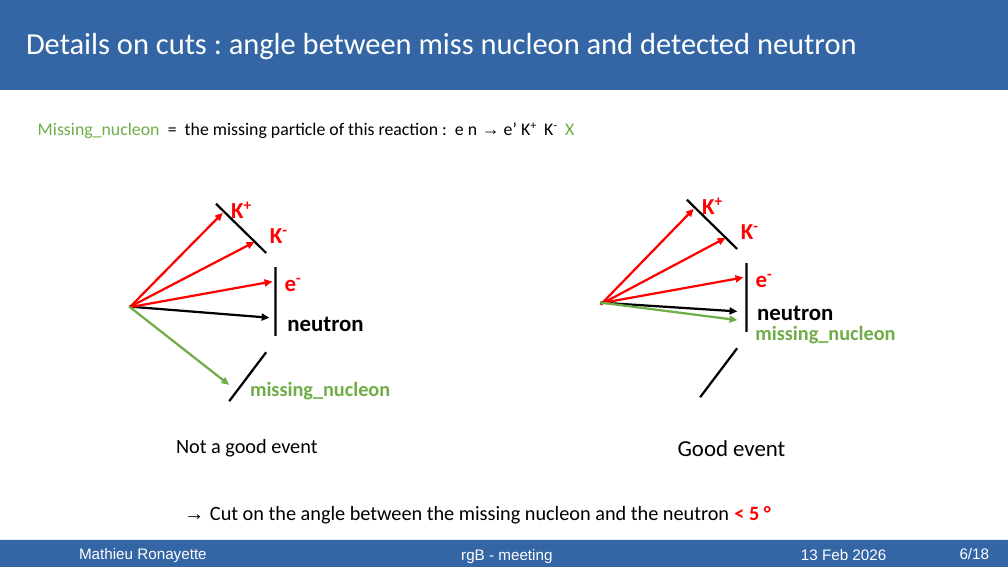
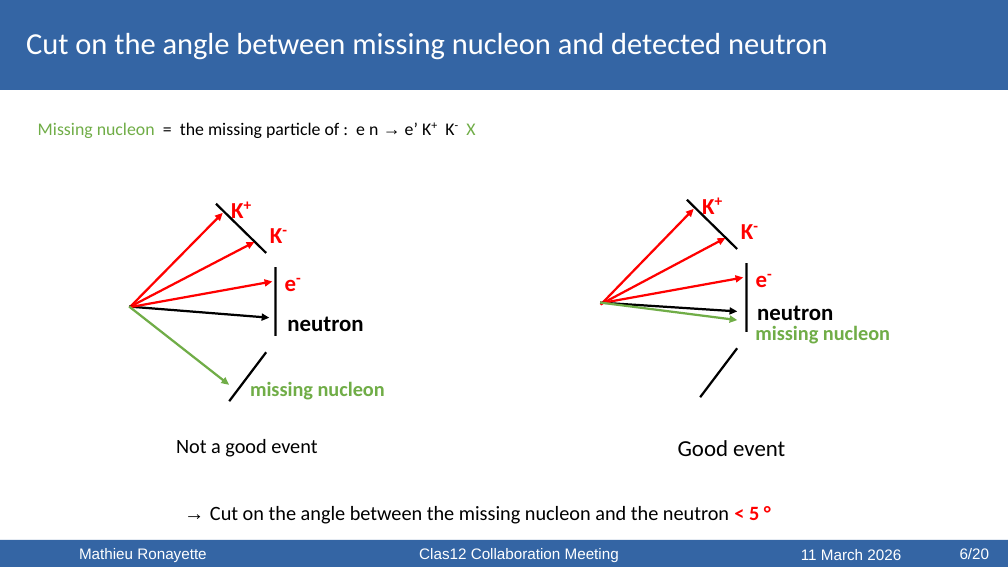
Before and after one commit to mathieuryt/phi_analysis, a slide deck: slide 6 of electroproduction/presentations/ClasMeeting_ronayette.odp. Drawn at 1008x567 pixels with LibreOffice and Linux fonts; fonts in the diff are those of the drawing. Boxes give left, top, right and bottom in pixels: in the first picture for what was removed or moved away, otherwise in the second. Text is boxed around its words. In the diff, an @@ line names an element or a change of style, - is before the commit and + after.

```diff
--- a/electroproduction/presentations/ClasMeeting_ronayette.odp
+++ b/electroproduction/presentations/ClasMeeting_ronayette.odp
@@ text at [26,33,828,60]: text changed @@
-Details on cuts : angle between miss nucleon and detected neutron
+Cut on the angle between missing nucleon and detected neutron
@@ text at [38,122,475,138]: text changed @@
-Missing_nucleon = the missing particle of this reaction : e n → e’ K+ K- X
+Missing nucleon = the missing particle of : e n → e’ K+ K- X
@@ text at [755,325,890,344]: text changed @@
-missing_nucleon
+missing nucleon
@@ text at [250,381,385,400]: text changed @@
-missing_nucleon
+missing nucleon
@@ text at [419,548,619,562]: text changed @@
-rgB - meeting
+Clas12 Collaboration Meeting
@@ text at [801,549,901,560]: text changed @@
-13 Feb 2026
+11 March 2026
@@ text at [960,548,990,559]: text changed @@
-6/18
+6/20
```
Also in this commit, not shown: 21 other slides changed, 20 slides added, 2 slides removed, 17 other files.
